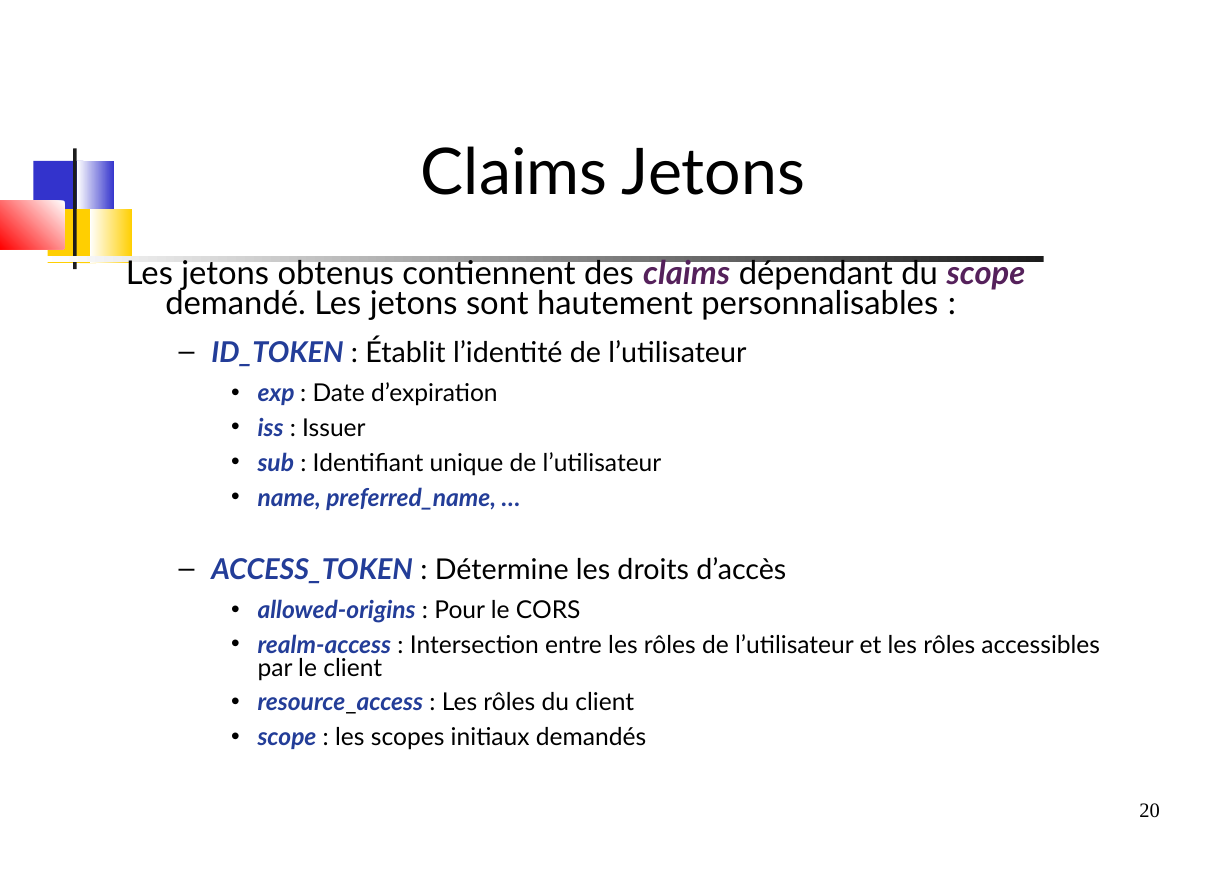
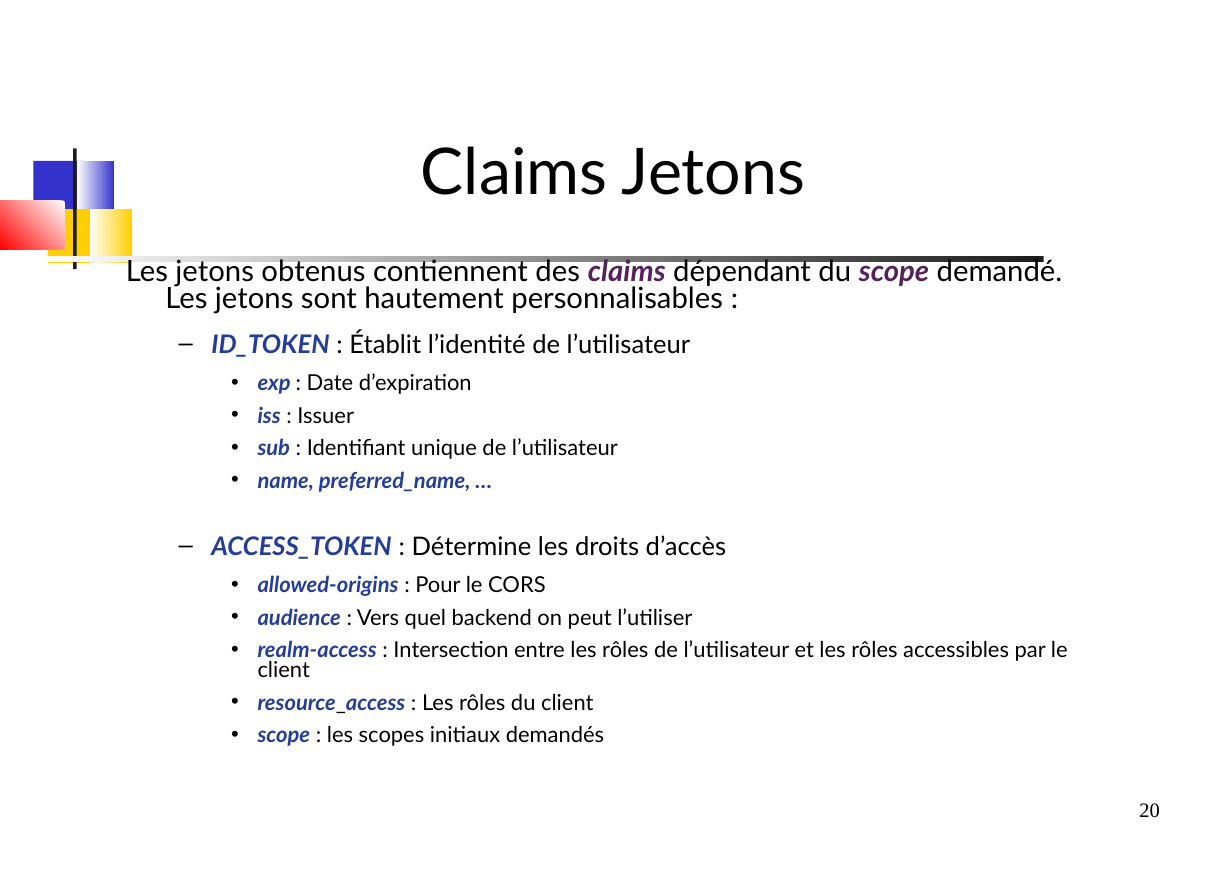
Before and after one commit to dthibau/keycloak, a slide deck: slide 20 of Keycloak.odp. Drawn at 1232x871 pixels with LibreOffice and Linux fonts; fonts in the diff are those of the drawing. Boxes give left, top, right and bottom in pixels: in the first picture for what was removed or moved away, otherwise in the second. Text is boxed around its words. In the diff, an @@ line names an element or a change of style, - is before the commit and + after.

```diff
--- a/Keycloak.odp
+++ b/Keycloak.odp
@@ text at (126,256,1068,746): size 22.4 to 20 pt in "Les jetons obtenus contiennent des claims dépendant ..."; size 19.6 to 17.5 pt in "ID_TOKEN : Établit l’identité de l’utilisateur", "ACCESS_TOKEN : Détermine les droits d’accès"; size 16.8 to 15 pt in "exp : Date d’expiration", "iss : Issuer", "sub : Identifiant unique de l’utilisateur", "name, preferred_name, …" and 4 more places @@
@@ text at (258,608,692,629): paragraph added @@
+    • audience : Vers quel backend on peut l’utiliser
```
Also in this commit, not shown: 4 other slides changed, 10 slides added, 16 other files.
